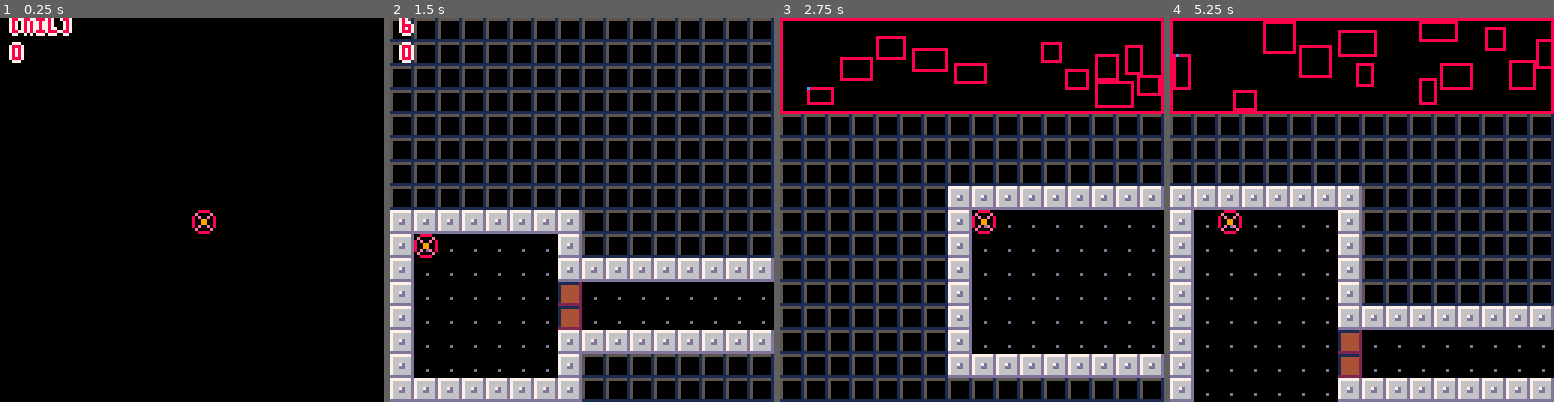
Above: before the commit, frames 1-4 (left to right).
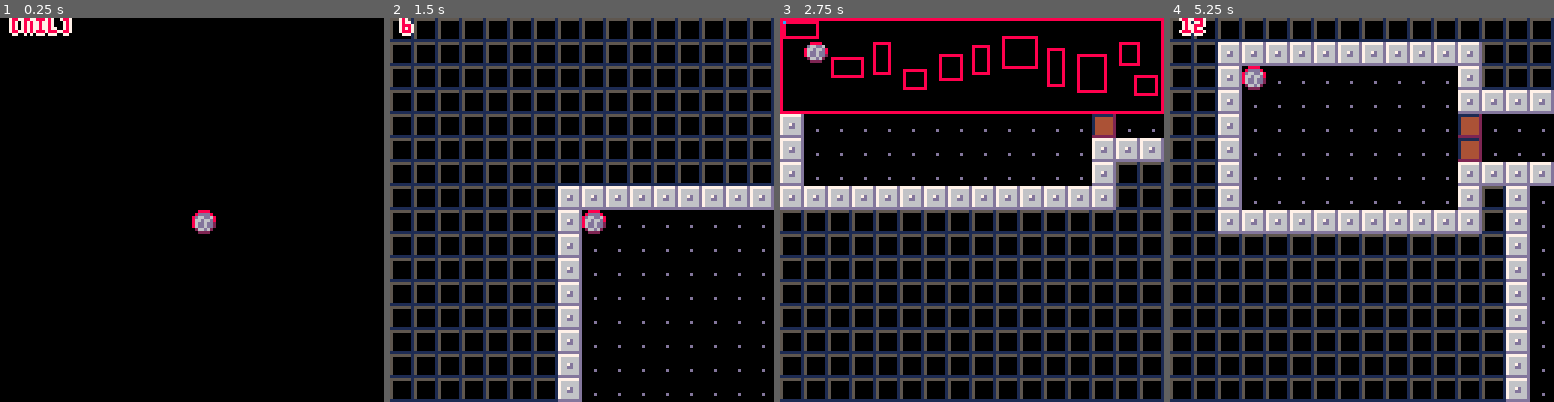
Above: after the commit, the same moments.

Repository: eduszesz/shmup
Game: PICO-8 cartridge rooms.p8
Two runs of this game, one before a commit and one after it. Both use one fixed random seed, a clock stepped at 60 frames per second and the inputs below.
Inputs:
- Up to frame 1 (0.25 s): no input
- Up to frame 2 (1.5 s): tap X (X key) at 0.33, 1.07 s; tap O (Z key) at 0.7 s
- Up to frame 3 (2.75 s): hold Right 1.6-2.1 s; tap O (Z key) at 1.7, 2.1, 2.5 s; tap X (X key) at 1.85 s; hold Up 2.15-2.42 s; hold Right from 2.47 s (still down)
- Up to frame 4 (5.25 s): tap O (Z key) every 0.4 s from 2.9 to 4.9 s; tap X (X key) at 2.97, 4.08, 5.2 s; release Right at 3.03 s; hold Left 3.08-3.58 s; hold Down 3.63-3.97 s; hold Right 4.02-4.68 s; hold Up 4.73-5.03 s; hold Left from 5.08 s (still down)

The runs differ from the first frame. In frame 1, 0.4% of the frame differs, in the area x 2-57%, y 6-57%; in frame 2, 31%; in frame 3, 32%; in frame 4, 56%, in the area x 0-100%, y 0-100%.

Commit message:
procedural

Diff:
--- a/rooms.p8
+++ b/rooms.p8
@@ -9,12 +9,12 @@
 	doors={}
 	map_w=1024
 	map_h=256
-	p={sp=4,
+	p={sp=16,
 							x=64,
 							y=64,
 							dx=0,
 							dy=0}
-	debug[1]=minimap
+
 end
 
 function _update()
@@ -35,7 +35,7 @@
 			minimap=0
 		end
 	end
-	debug[1]=minimap
+
 	if btnp(⬆️) then
 		p.dy=-1
 	end
@@ -73,6 +73,14 @@
 	if minimap==1 then
 		drrooms()
 	end
+	if p.dx==0 or p.dy==0 then
+		p.sp+=0.1
+		if p.sp>17.9 then
+			p.sp=16
+		end
+	else
+		p.sp=16
+	end
 	spr(p.sp,p.x,p.y)
 end
 
@@ -101,9 +109,13 @@
 
 			if #rooms>1 then
 				local i=#rooms-1
-				ix=rooms[i].x+rooms[i].x2+flr(rnd(2)+2)
+				if rnd()>0.9 then
+					ix=3
+				else
+					ix=rooms[i].x+rooms[i].x2+flr(rnd(2)+4)
+				end
 				if ix+w>127  then
-					ix-=ix+w-127
+					ix-=ix+w-125
 				end
 			end
 
@@ -164,6 +176,7 @@
 function clearmap()
 	rooms={}
 	ways={}
+	doors={}
 	for x=0,127 do
 		for y=0,31 do
 			mset(x,y,0)
@@ -243,18 +256,18 @@
 		local h=r.y2+2
 		for x=0,w do
 			if mget(x+ix,iy)==2 then
-				mset(x+ix,iy,5)
+				mset(x+ix,iy,4)
 			end
 			if mget(x+ix,iy+h)==2 then
-				mset(x+ix,iy+h,5)
+				mset(x+ix,iy+h,4)
 			end
 		end
 		for y=0,h do
 			if mget(ix,y+iy)==2 then
-				mset(ix,y+iy,5)
+				mset(ix,y+iy,4)
 			end
 			if mget(ix+w,y+iy)==2 then
-				mset(ix+w,y+iy,5)
+				mset(ix+w,y+iy,4)
 			end
 		end
 	end
@@ -349,14 +362,22 @@
 
 
 __gfx__
-0000000055555551000000007777777d008888001111111200000000000000000000000000000000000000000000000000000000000000000000000000000000
-0000000050000001000000007666666d0e0000e01444444200000000000000000000000000000000000000000000000000000000000000000000000000000000
-0070070050000001000000007666666d80e00e081444444200000000000000000000000000000000000000000000000000000000000000000000000000000000
-0007700050000001000000007667d66d800990081444444200000000000000000000000000000000000000000000000000000000000000000000000000000000
-000770005000000100000000766dd66d800990081444444200000000000000000000000000000000000000000000000000000000000000000000000000000000
-00700700500000010000d0007666666d80e00e081444444200000000000000000000000000000000000000000000000000000000000000000000000000000000
-0000000050000001000000007666666d0e0000e01444444200000000000000000000000000000000000000000000000000000000000000000000000000000000
-000000001111111100000000dddddddd008888002222222200000000000000000000000000000000000000000000000000000000000000000000000000000000
+0000000055555551000000007777777d111111121111111200000000000000000000000000000000000000000000000000000000000000000000000000000000
+0000000050000001000000007666666d144444421444444200000000000000000000000000000000000000000000000000000000000000000000000000000000
+0070070050000001000000007666666d144444421444444200000000000000000000000000000000000000000000000000000000000000000000000000000000
+0007700050000001000000007667d66d144444421444444200000000000000000000000000000000000000000000000000000000000000000000000000000000
+000770005000000100000000766dd66d144444421444444200000000000000000000000000000000000000000000000000000000000000000000000000000000
+00700700500000010000d0007666666d144444421444444200000000000000000000000000000000000000000000000000000000000000000000000000000000
+0000000050000001000000007666666d144444421444444200000000000000000000000000000000000000000000000000000000000000000000000000000000
+000000001111111100000000dddddddd222222222222222200000000000000000000000000000000000000000000000000000000000000000000000000000000
+00888800008888000000000000000000000000000000000000000000000000000000000000000000000000000000000000000000000000000000000000000000
+08dddd800d66dd600000000000000000000000000000000000000000000000000000000000000000000000000000000000000000000000000000000000000000
+8d66dd68866d66d80000000000000000000000000000000000000000000000000000000000000000000000000000000000000000000000000000000000000000
+866d66d886dd6dd80000000000000000000000000000000000000000000000000000000000000000000000000000000000000000000000000000000000000000
+86dd6dd286dd6dd20000000000000000000000000000000000000000000000000000000000000000000000000000000000000000000000000000000000000000
+86dd6dd20266d6200000000000000000000000000000000000000000000000000000000000000000000000000000000000000000000000000000000000000000
+0266d620002222000000000000000000000000000000000000000000000000000000000000000000000000000000000000000000000000000000000000000000
+00222200000000000000000000000000000000000000000000000000000000000000000000000000000000000000000000000000000000000000000000000000
 __gff__
-0001000100000000000000000000000000000000000000000000000000000000000000000000000000000000000000000000000000000000000000000000000000000000000000000000000000000000000000000000000000000000000000000000000000000000000000000000000000000000000000000000000000000000
+0001000102000000000000000000000000000000000000000000000000000000000000000000000000000000000000000000000000000000000000000000000000000000000000000000000000000000000000000000000000000000000000000000000000000000000000000000000000000000000000000000000000000000
 0000000000000000000000000000000000000000000000000000000000000000000000000000000000000000000000000000000000000000000000000000000000000000000000000000000000000000000000000000000000000000000000000000000000000000000000000000000000000000000000000000000000000000
